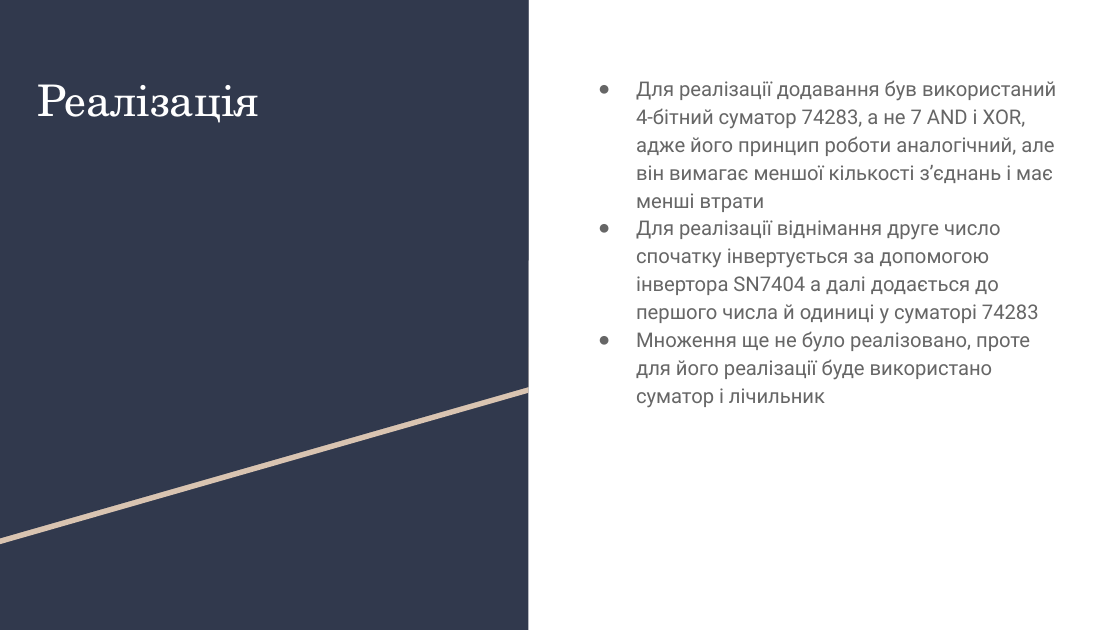
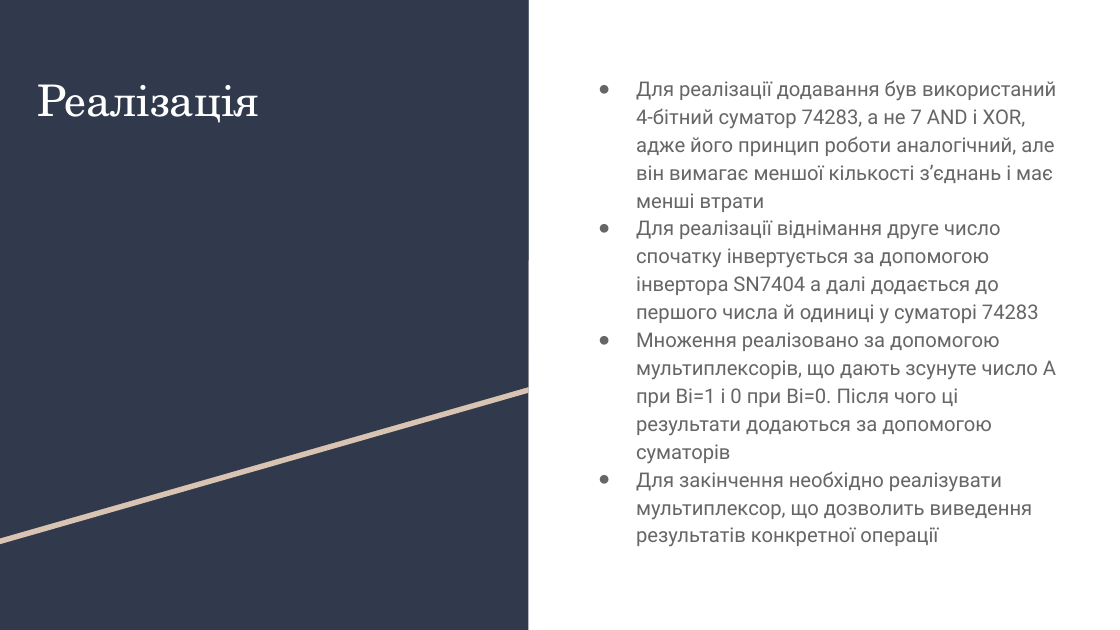
Before and after one commit to VladislavRazoronov/4-Bit-calculator, a slide deck: slide 2 of 4-bit calculator.pptx. Drawn at 1120x630 pixels with LibreOffice and Linux fonts; fonts in the diff are those of the drawing. Boxes give left, top, right and bottom in pixels: in the first picture for what was removed or moved away, otherwise in the second. Text is boxed around its words. In the diff, an @@ line names an element or a change of style, - is before the commit and + after.

```diff
--- a/4-bit calculator.pptx
+++ b/4-bit calculator.pptx
@@ text at (x1=636, y1=332, x2=1056, y2=547): text changed @@
-● Множення ще не було реалізовано, проте для його реалізації буде використано суматор і лічильник
+● Множення реалізовано за допомогою мультиплексорів, що дають зсунуте число А при Ві=1 і 0 при Ві=0. Після чого ці результати додаються за допомогою суматорів
+● Для закінчення необхідно реалізувати мультиплексор, що дозволить виведення результатів конкретної операції
```
Also in this commit, not shown: 1 slide added.
